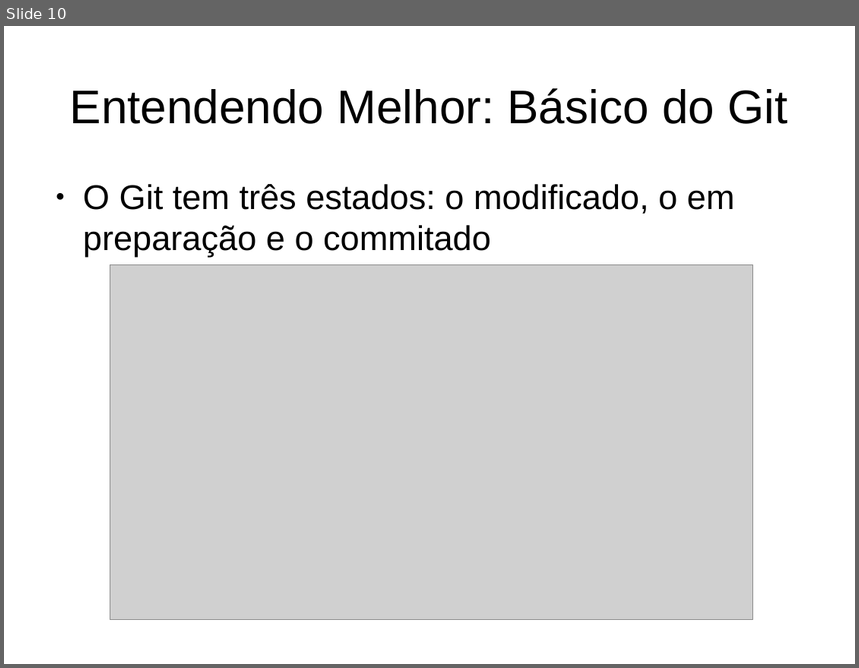
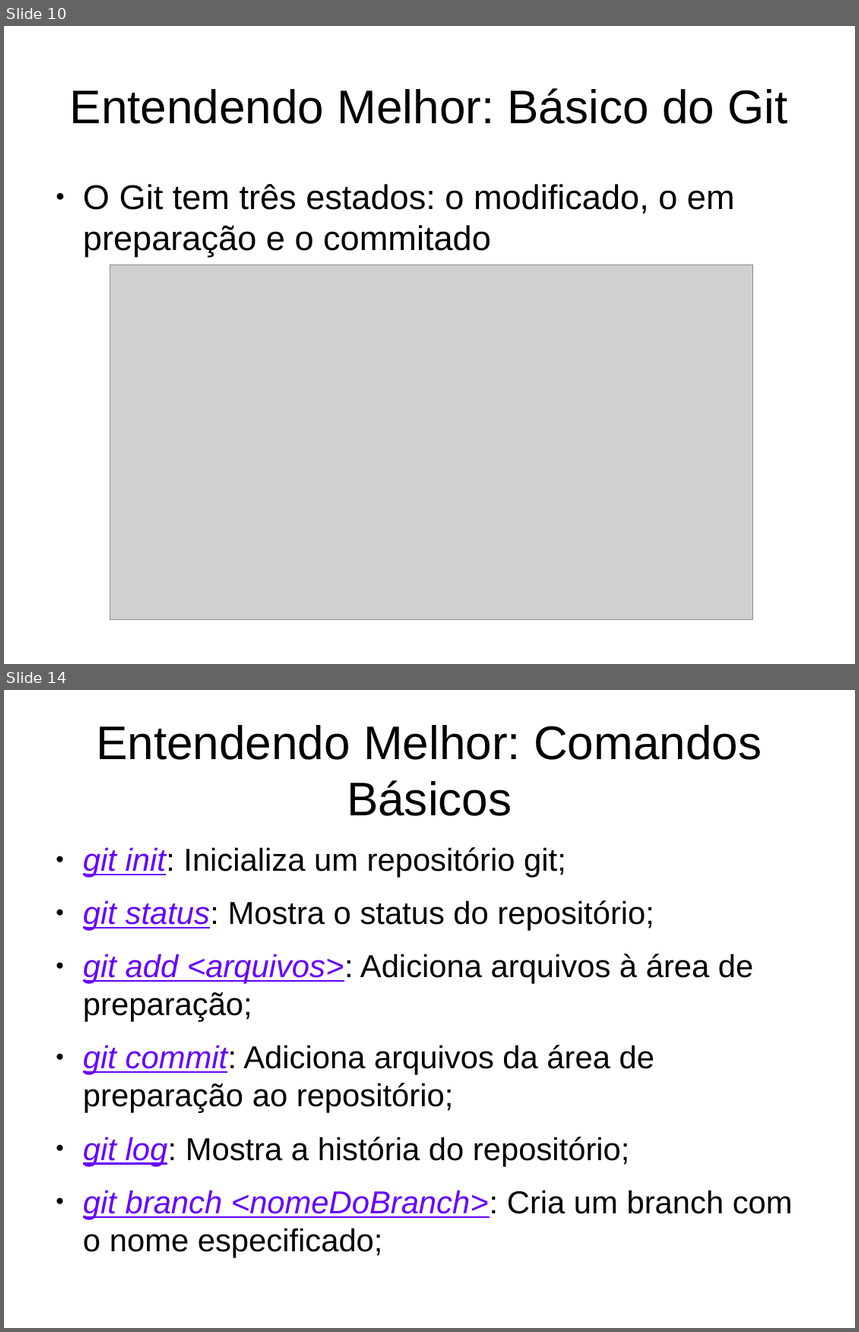
Before and after one commit to LucasElArruda/treinamento_git, a slide deck: capacita_git.odp. Shown one above the other, each under a label of ours: slide 10 before the commit, slides 10 and 14 after it; the slides between them are not shown. The pictures are 859x668 and 859x1332 pixels, drawn with LibreOffice and Linux fonts; fonts in the diff are those of the drawing; grey boxes stand for pictures. Boxes give left, top, right and bottom in pixels: in the first picture for what was removed or moved away, otherwise in the second. Text is boxed around its words. In the diff, an @@ line names an element or a change of style, - is before the commit and + after.

Commit message:
Comandos básicos adicionados

```diff
--- a/capacita_git.odp
+++ b/capacita_git.odp
@@ slide 14 added at <box>4,690,855,1328</box>, background #FFFFFF @@
@@ title added at <box>96,725,762,816</box>, 44 pt, text #000000 @@
+Entendendo Melhor: Comandos Básicos
@@ text added at <box>83,847,793,1220</box>, 29.6 pt, text #000000 @@
+● git init: Inicializa um repositório git;
+● git status: Mostra o status do repositório;
+● git add <arquivos>: Adiciona arquivos à área de preparação;
+● git commit: Adiciona arquivos da área de preparação ao repositório;
+● git log: Mostra a história do repositório;
+● git branch <nomeDoBranch>: Cria um branch com o nome especificado;
```
Also in this commit, not shown: 4 other slides added.
